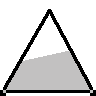
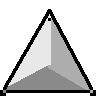
Layered file, before and after one edit (96x96). Changes by layer:
painted on "Layer" over (3, 14, 93, 93)
